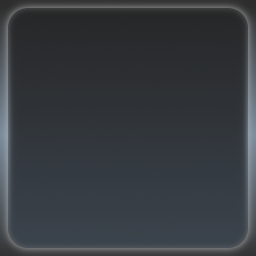
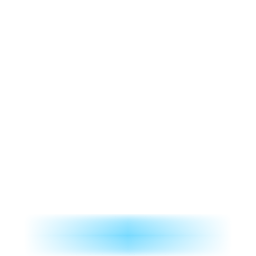
Layer changes from the first 256x256 image to the second:
added layer "Scapce #3" above "highlight" over [left=24, top=214, right=232, bottom=256]
hid group "glow" (1 layers) over [left=0, top=0, right=256, bottom=256]
hid "Scapce #2" over [left=0, top=0, right=256, bottom=256]
hid "Scapce #1" over [left=8, top=8, right=248, bottom=248]
hid group "shadow" (1 layers) over [left=0, top=0, right=256, bottom=256]
hid "Scapce" over [left=0, top=0, right=256, bottom=256]
